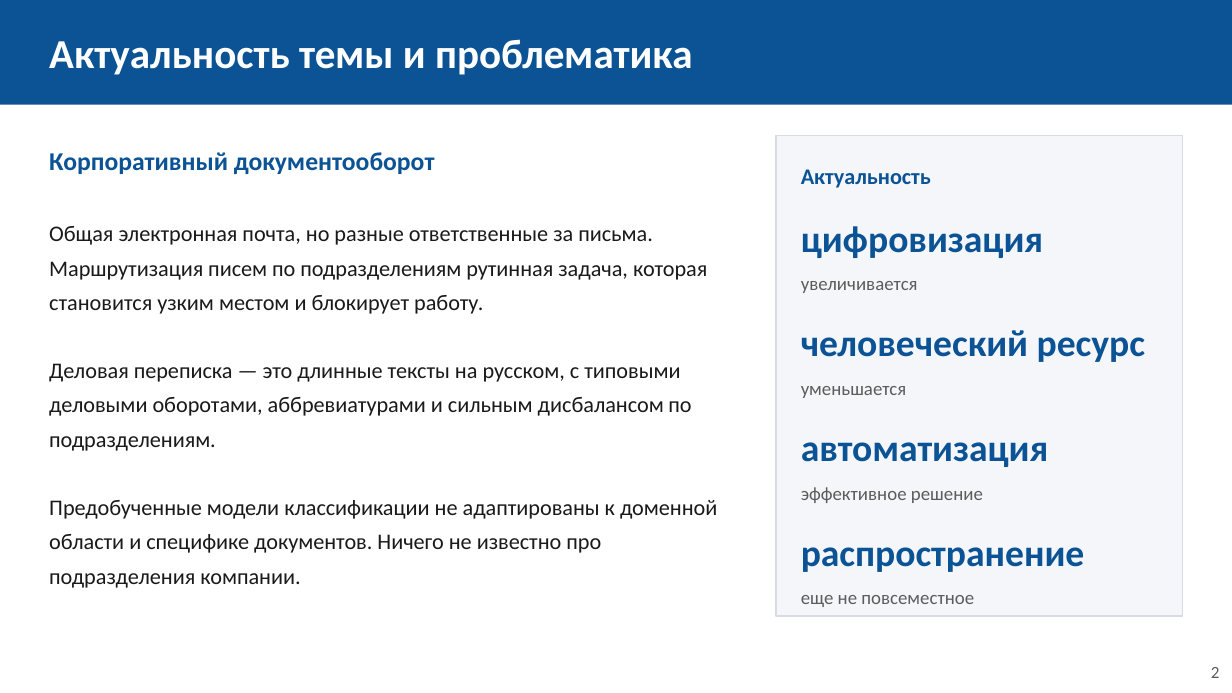
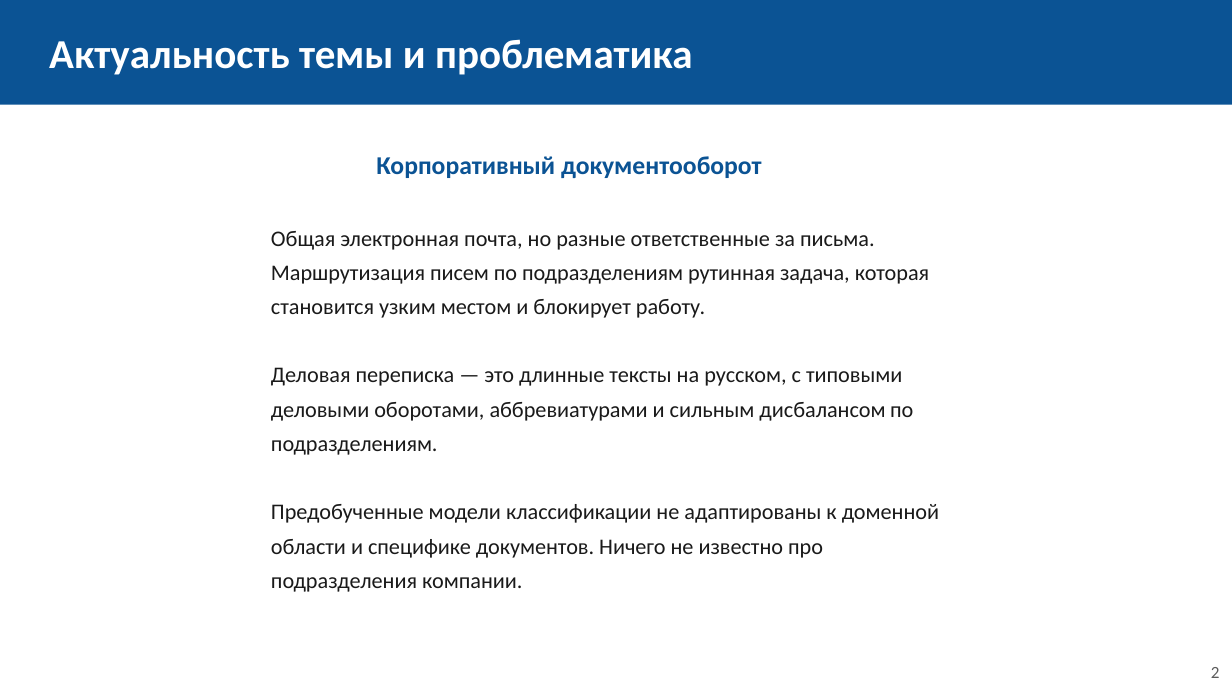
Before and after one commit to sevaTechoPark/mifi-vkr, a slide deck: slide 2 of defence/vkr_defense.pptx. Drawn at 1232x693 pixels with LibreOffice and Linux fonts; fonts in the diff are those of the drawing. Boxes give left, top, right and bottom in pixels: in the first picture for what was removed or moved away, otherwise in the second. Text is boxed around its words. In the diff, an @@ line names an element or a change of style, - is before the commit and + after.

```diff
--- a/defence/vkr_defense.pptx
+++ b/defence/vkr_defense.pptx
@@ text "Корпоративный документооборот": place and size @@
-text "Корпоративный документооборот" at (49, 152, 435, 174)
+text "Корпоративный документооборот" at (376, 156, 762, 178)
@@ text "Корпоративный документооборот" at (376, 156, 762, 178): alignment left to centre @@
@@ rectangle removed at (776, 136, 1183, 616) @@
@@ text removed at (801, 169, 931, 188) @@
-Актуальность
@@ text "Общая электронная почта, но разные ...": place and size @@
-text "Общая электронная почта, но разные ..." at (49, 226, 717, 588)
+text "Общая электронная почта, но разные ..." at (271, 231, 939, 592)
@@ text removed at (801, 226, 1043, 258) @@
-цифровизация
@@ text removed at (801, 281, 918, 293) @@
-увеличивается
@@ text removed at (801, 330, 1145, 362) @@
-человеческий ресурс
@@ text removed at (801, 386, 907, 398) @@
-уменьшается
@@ text removed at (801, 442, 1049, 467) @@
-автоматизация
@@ text removed at (801, 487, 983, 503) @@
-эффективное решение
@@ text removed at (801, 547, 1085, 572) @@
-распространение
@@ text removed at (801, 595, 974, 607) @@
-еще не повсеместное
```
Also in this commit, not shown: 2 other slides changed, 1 other file.
